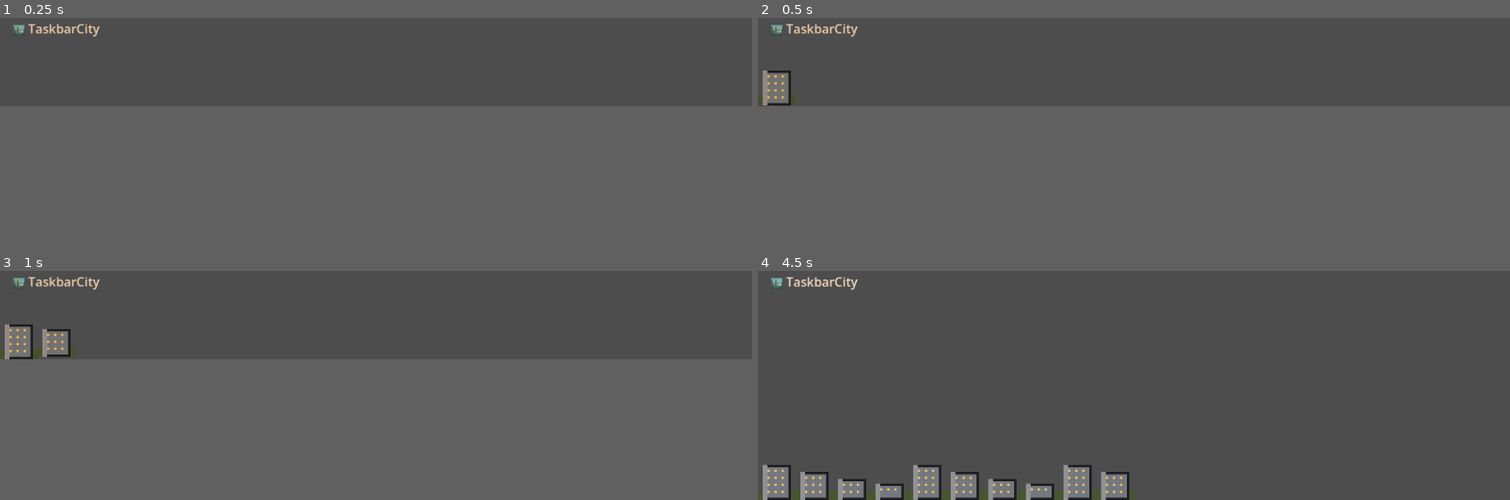
Above: before the commit, frames 1-4 (two rows, left to right).
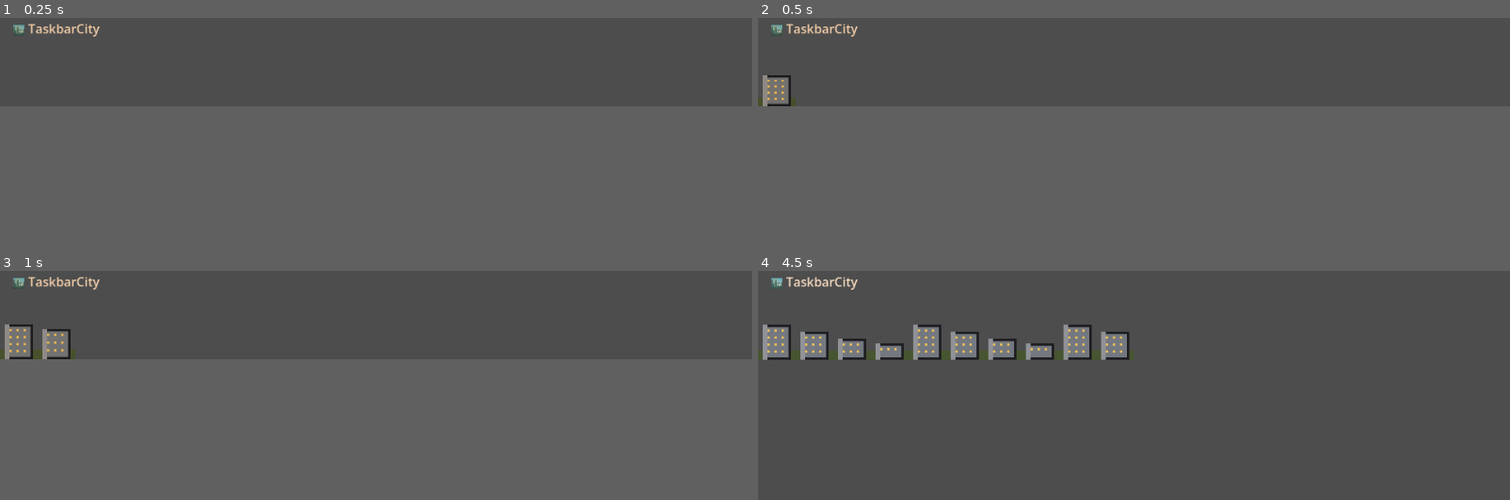
Above: after the commit, the same moments.

Repository: andrewsmedina/yourcity
Game: Godot game, scene res://scenes/main.tscn
The game is run twice, just before and just after one commit, with the same random seed, the same clock (stepped at 60 frames per second) and the same inputs.
Inputs:
- Up to frame 1 (0.25 s): no input
- Up to frame 2 (0.5 s): no input
- Up to frame 3 (1 s): tap Enter (ui_accept) at 0.5, 0.77 s
- Up to frame 4 (4.5 s): tap Enter (ui_accept) at 1.52, 3.02, 3.77 s

Frame 1 is identical in both runs. In frame 2, 0.2% of the frame differs, in the area x 0-6%, y 22-39%; in frame 3, 0.1%; in frame 4, 9.4%, in the area x 0-50%, y 23-100%.

Commit message:
Animate building construction in skyline
New buildings now grow vertically out of the ground (scale.y 0->full with
the base anchored, slight back-ease bounce) instead of sliding in, and
removed buildings collapse back down. Stable buildings are left untouched.

Closes #12

Co-Authored-By: Claude Opus 4.8 (1M context) <noreply@anthropic.com>

Diff:
--- a/scripts/skyline.gd
+++ b/scripts/skyline.gd
@@ -1,33 +1,38 @@
 extends Node2D
 
 ## Procedural city skyline rendered along the bottom of the taskbar window
-## (issue #10). Fills the available width with building tiles at an integer
-## scale (crisp pixels) and animates buildings rising into place as the city
-## grows. Day/night tint is issue #11; per-building construction polish is #12.
+## (issue #10), with buildings that animate up from the ground as they are
+## constructed (issue #12). Tiles render at an integer scale for crisp pixels.
+## Day/night tint is handled separately by DayNight (#11).
 
 const PIXEL_SCALE := 3
 const BUILDING_TILES := ["house", "building_low", "building_mid", "building_high"]
+const _GROW_TIME := 0.35
 
 @export var building_count := 0
 
 var _columns: Array[Sprite2D] = []
 var _tile_px := 0
+var _baseline := 0.0
+var _shown := 0
 
 func _ready() -> void:
 	_tile_px = CityTiles.TILE * PIXEL_SCALE
+	_baseline = get_viewport_rect().size.y
 	_build_columns()
-	set_building_count(building_count)
+	var initial := building_count
+	building_count = 0
+	set_building_count(initial)
 
 func _build_columns() -> void:
 	var width := int(get_viewport_rect().size.x)
 	var count := int(ceil(float(width) / _tile_px))
-	var baseline := int(get_viewport_rect().size.y)
 	for i in count:
 		var spr := Sprite2D.new()
 		spr.centered = false
-		spr.scale = Vector2(PIXEL_SCALE, PIXEL_SCALE)
-		spr.position = Vector2(i * _tile_px, baseline)  # off-screen below until grown
 		spr.texture = CityTiles.get_tile(_pick_tile(i))
+		spr.scale = Vector2(PIXEL_SCALE, 0.0)          # start flat — not built yet
+		spr.position = Vector2(i * _tile_px, _baseline) # anchored to the ground
 		add_child(spr)
 		_columns.append(spr)
 
@@ -35,18 +40,32 @@
 	# Deterministic per column so the skyline is stable between frames.
 	return BUILDING_TILES[(column * 7 + 3) % BUILDING_TILES.size()]
 
-## Reveal the first `n` buildings (clamped), animating any newly revealed ones
-## up from the baseline.
+## Reveal the first `n` buildings (clamped). Newly added ones animate up from
+## the ground; removed ones collapse back down. Stable buildings are untouched.
 func set_building_count(n: int) -> void:
-	building_count = clamp(n, 0, _columns.size())
-	var baseline := get_viewport_rect().size.y
-	for i in _columns.size():
-		var spr := _columns[i]
-		var raised := i < building_count
-		var target_y := baseline - _tile_px if raised else baseline
-		var tween := create_tween()
-		tween.tween_property(spr, "position:y", target_y, 0.25) \
-			.set_trans(Tween.TRANS_BACK).set_ease(Tween.EASE_OUT)
+	n = clamp(n, 0, _columns.size())
+	if n > _shown:
+		for i in range(_shown, n):
+			_construct(_columns[i])
+	elif n < _shown:
+		for i in range(n, _shown):
+			_demolish(_columns[i])
+	_shown = n
+	building_count = n
+
+func _construct(spr: Sprite2D) -> void:
+	# Grow vertical scale 0 -> full while raising the top, keeping the base on
+	# the ground, so the building reads as rising out of the lot.
+	var tween := create_tween().set_parallel(true)
+	tween.tween_property(spr, "scale:y", float(PIXEL_SCALE), _GROW_TIME) \
+		.set_trans(Tween.TRANS_BACK).set_ease(Tween.EASE_OUT)
+	tween.tween_property(spr, "position:y", _baseline - _tile_px, _GROW_TIME) \
+		.set_trans(Tween.TRANS_BACK).set_ease(Tween.EASE_OUT)
+
+func _demolish(spr: Sprite2D) -> void:
+	var tween := create_tween().set_parallel(true)
+	tween.tween_property(spr, "scale:y", 0.0, _GROW_TIME * 0.7).set_ease(Tween.EASE_IN)
+	tween.tween_property(spr, "position:y", _baseline, _GROW_TIME * 0.7).set_ease(Tween.EASE_IN)
 
 func capacity() -> int:
 	return _columns.size()
